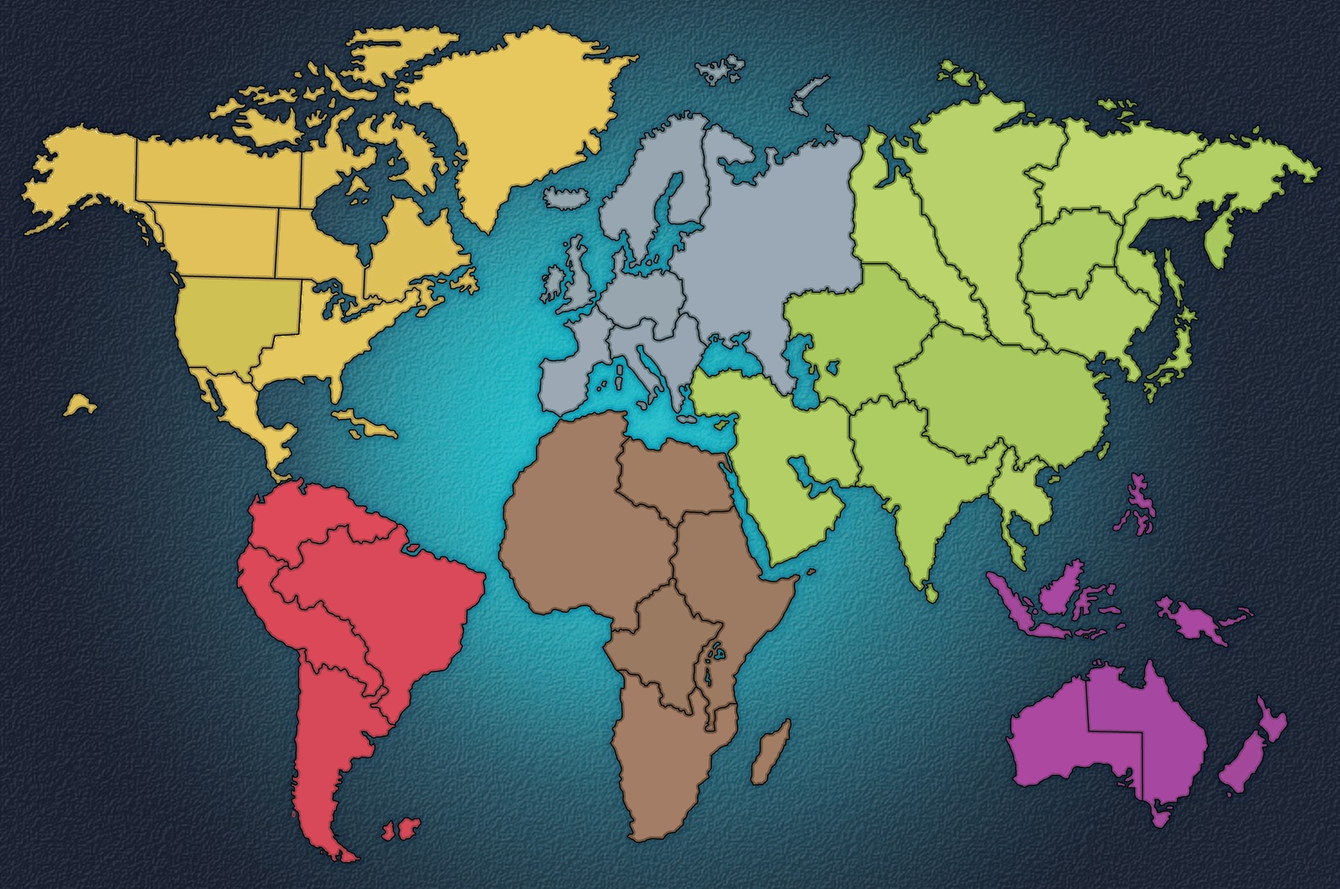
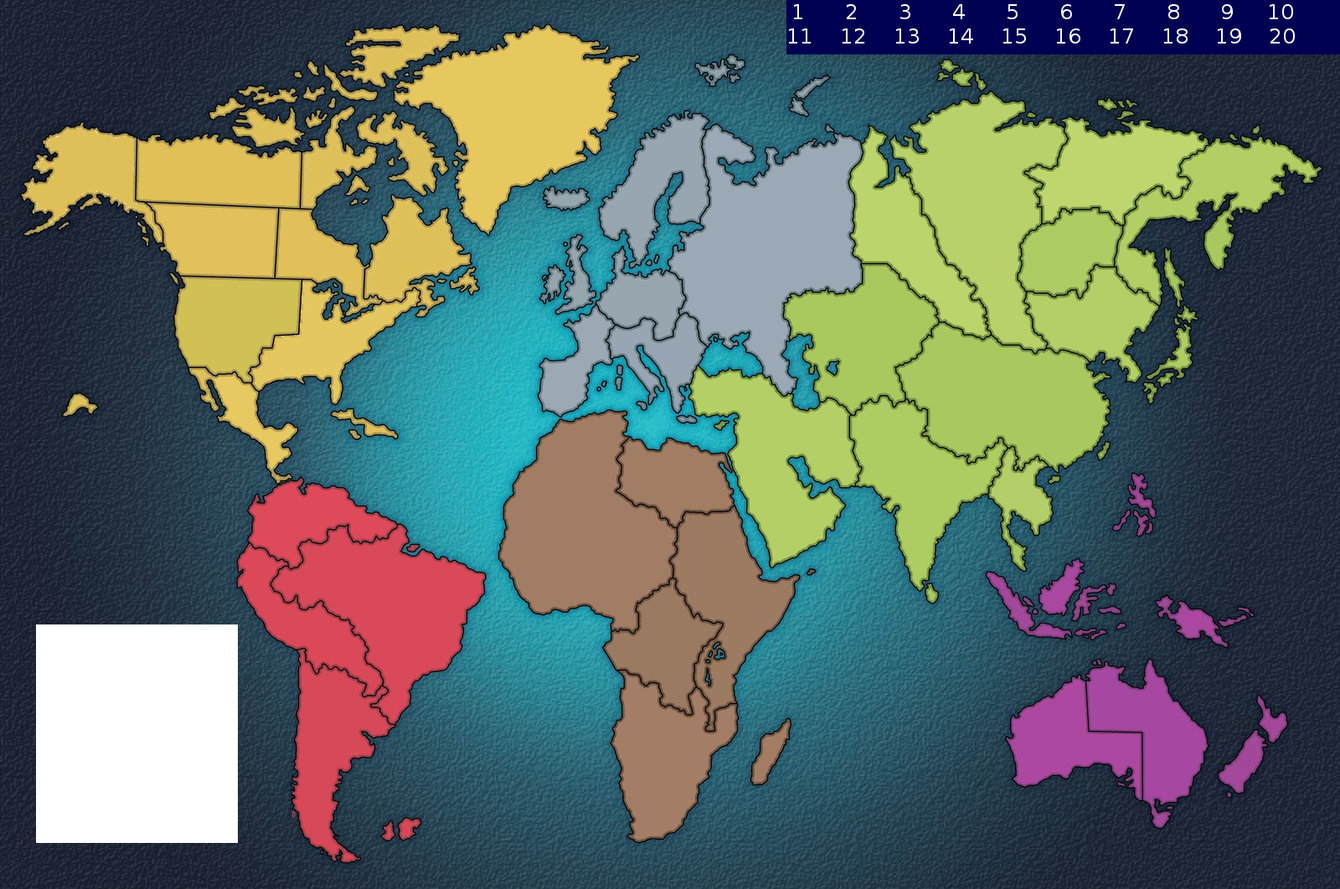
Layered file, before and after one edit (1340x889). Changes by layer:
added layer "1 2 3 4 5..." above "Risk.jpg" over (788, 4, 1295, 44)
painted on "Risk.jpg" over (36, 0, 1340, 844)
